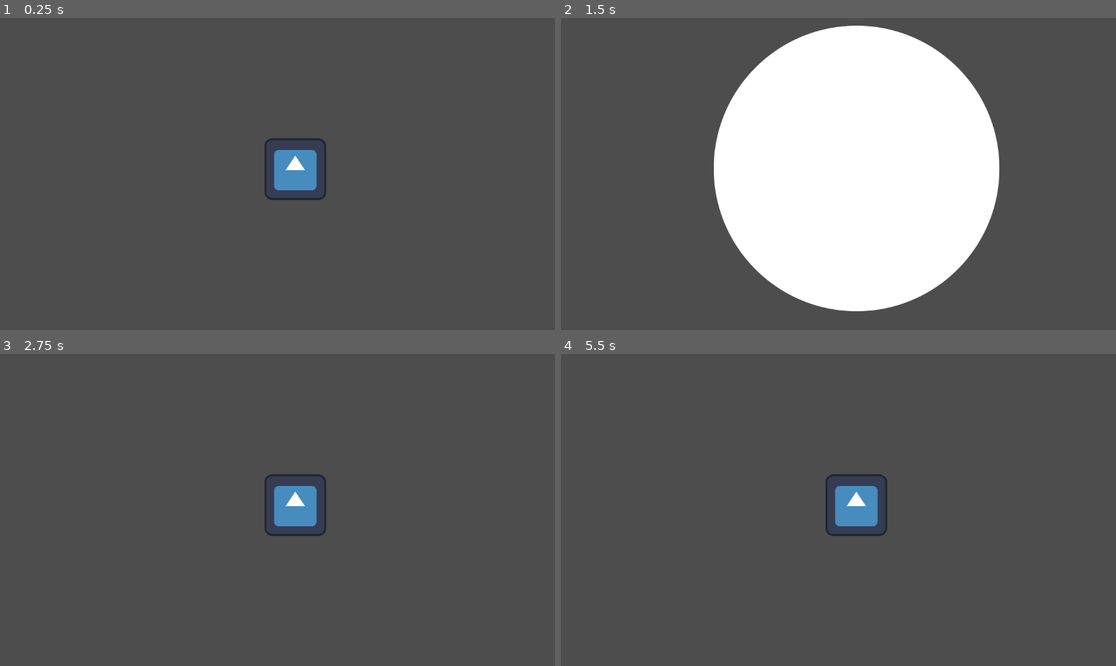
Above: before the commit, frames 1-4 (two rows, left to right).
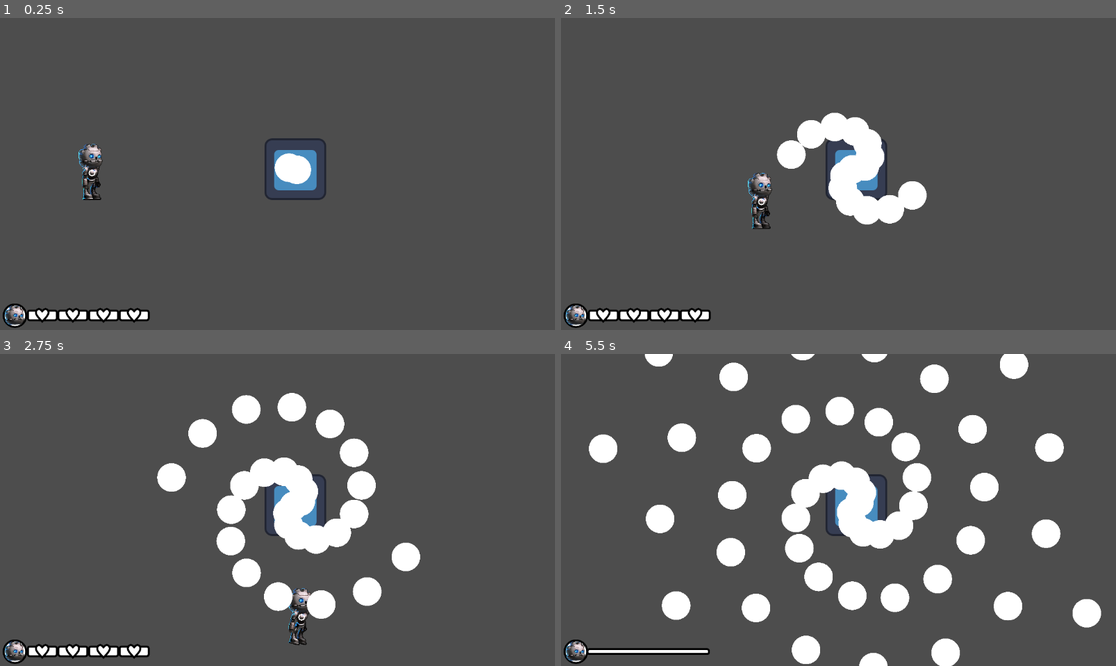
Above: after the commit, the same moments.

Repository: Ralarssenth/BulletHell
Game: Godot game, scene res://scenes/boss_room.tscn
Two runs of this game, one before a commit and one after it. Both use one fixed random seed, a clock stepped at 60 frames per second and the inputs below. The engine's default icon, where the game draws it, is replaced by a stand-in: a white triangle on a blue panel in a dark square.
Inputs:
- Up to frame 1 (0.25 s): no input
- Up to frame 2 (1.5 s): hold Right (ui_right) 0.53-1.28 s; hold Down (ui_down) from 1.28 s (still down)
- Up to frame 3 (2.75 s): release Down (ui_down) at 2.03 s; hold Right (ui_right) from 2.03 s (still down)
- Up to frame 4 (5.5 s): release Right (ui_right) at 2.78 s; hold Up (ui_up) 2.78-3.53 s; hold Left (ui_left) 3.53-5.03 s; hold Down (ui_down) from 5.03 s (still down)

The runs differ from the first frame. In frame 1, 2.0% of the frame differs, in the area x 0-57%, y 40-100%; in frame 2, 34%, in the area x 0-79%, y 2-100%; in frame 3, 10%; in frame 4, 16%.

Commit message:
player added
-added a player scene
-added a hud scene
-added a healthbar scene that updates on player taking damage
-added hit detection

Diff:
--- a/project.godot
+++ b/project.godot
@@ -15,6 +15,10 @@
 config/features=PackedStringArray("4.2", "Mobile")
 config/icon="res://assets/icon.svg"
 
+[autoload]
+
+Globals="*res://scripts/globals.gd"
+
 [rendering]
 
 renderer/rendering_method="mobile"
--- a/scenes/boss.tscn
+++ b/scenes/boss.tscn
@@ -5,22 +5,20 @@
 [ext_resource type="PackedScene" uid="uid://hqh15ic51d4t" path="res://scenes/bullet.tscn" id="2_umsnh"]
 [ext_resource type="PackedScene" uid="uid://1yxoi5kmq2xq" path="res://scenes/point_blank.tscn" id="3_ce7rw"]
 
-[node name="Boss" type="CharacterBody2D"]
+[node name="Boss" type="Sprite2D"]
+texture = ExtResource("2_6h68a")
 script = ExtResource("1_xkkq8")
-alpha = 0.396
+alpha = 3.361
 bullet_node = ExtResource("2_umsnh")
 pointBlank_node = ExtResource("3_ce7rw")
 
-[node name="Sprite2D" type="Sprite2D" parent="."]
-texture = ExtResource("2_6h68a")
-
-[node name="Speed" type="Timer" parent="."]
+[node name="BulletShootSpeed" type="Timer" parent="."]
 wait_time = 0.1
+autostart = true
 
 [node name="PointBlank" type="Timer" parent="."]
 wait_time = 0.5
 one_shot = true
-autostart = true
 
-[connection signal="timeout" from="Speed" to="." method="_on_speed_timeout"]
+[connection signal="timeout" from="BulletShootSpeed" to="." method="_on_speed_timeout"]
 [connection signal="timeout" from="PointBlank" to="." method="_on_point_blank_timeout"]
--- a/scenes/boss_room.tscn
+++ b/scenes/boss_room.tscn
@@ -1,8 +1,16 @@
-[gd_scene load_steps=2 format=3 uid="uid://drpxcubm5tfa"]
+[gd_scene load_steps=4 format=3 uid="uid://drpxcubm5tfa"]
 
 [ext_resource type="PackedScene" uid="uid://bahxyclakwvh0" path="res://scenes/boss.tscn" id="1_3tfcb"]
+[ext_resource type="PackedScene" uid="uid://0upble6y4iu6" path="res://scenes/player.tscn" id="2_hule2"]
+[ext_resource type="PackedScene" uid="uid://du41pc5lmlpv" path="res://scenes/hud.tscn" id="3_j1b6s"]
 
 [node name="BossRoom" type="Node2D"]
 
 [node name="Boss" parent="." instance=ExtResource("1_3tfcb")]
 position = Vector2(613, 314)
+
+[node name="Player" parent="." instance=ExtResource("2_hule2")]
+position = Vector2(191, 322)
+scale = Vector2(0.15, 0.15)
+
+[node name="HUD" parent="." instance=ExtResource("3_j1b6s")]
--- a/scenes/bullet.tscn
+++ b/scenes/bullet.tscn
@@ -3,10 +3,10 @@
 [ext_resource type="Script" path="res://scripts/Bullet.gd" id="1_18qvt"]
 [ext_resource type="Texture2D" uid="uid://dbowgo75yo6s1" path="res://assets/pointBlank.png" id="2_rba37"]
 
-[sub_resource type="RectangleShape2D" id="RectangleShape2D_jkb8b"]
-size = Vector2(122, 125)
+[sub_resource type="CircleShape2D" id="CircleShape2D_cf1hj"]
+radius = 30.104
 
-[node name="Bullet" type="Area2D"]
+[node name="Bullet" type="Area2D" groups=["enemy_hitbox"]]
 script = ExtResource("1_18qvt")
 
 [node name="Sprite2D" type="Sprite2D" parent="."]
@@ -14,9 +14,11 @@
 texture = ExtResource("2_rba37")
 
 [node name="VisibleOnScreenEnabler2D" type="VisibleOnScreenEnabler2D" parent="."]
+position = Vector2(-9.53674e-07, -0.5)
+scale = Vector2(2.1, 2.05)
 
 [node name="CollisionShape2D" type="CollisionShape2D" parent="."]
 position = Vector2(0, -0.5)
-shape = SubResource("RectangleShape2D_jkb8b")
+shape = SubResource("CircleShape2D_cf1hj")
 
 [connection signal="screen_exited" from="VisibleOnScreenEnabler2D" to="." method="_on_screen_exited"]
--- /dev/null
+++ b/scenes/healthbar.tscn
@@ -0,0 +1,39 @@
+[gd_scene load_steps=6 format=3 uid="uid://o2yvdjpq7bl"]
+
+[ext_resource type="Texture2D" uid="uid://cch5kh8hac8c2" path="res://assets/HUD/portaitHolder.png" id="1_54kix"]
+[ext_resource type="Script" path="res://scripts/healthbar.gd" id="1_vqihi"]
+[ext_resource type="Texture2D" uid="uid://cx6ti6eh06in" path="res://assets/HUD/healthBar.png" id="2_yp0d6"]
+[ext_resource type="Texture2D" uid="uid://2fwsfi0x2yb3" path="res://assets/HUD/healthPip.png" id="3_ekm0j"]
+[ext_resource type="Texture2D" uid="uid://7tuydk1vohe5" path="res://assets/player/head.png" id="4_x8sgt"]
+
+[node name="Healthbar" type="Node2D"]
+script = ExtResource("1_vqihi")
+
+[node name="PortaitHolder" type="Sprite2D" parent="."]
+position = Vector2(77.5, 570)
+texture = ExtResource("1_54kix")
+
+[node name="HealthBar" type="Sprite2D" parent="."]
+position = Vector2(453.5, 571)
+texture = ExtResource("2_yp0d6")
+
+[node name="HealthPip" type="Sprite2D" parent="."]
+position = Vector2(217.5, 570)
+texture = ExtResource("3_ekm0j")
+
+[node name="HealthPip2" type="Sprite2D" parent="."]
+position = Vector2(376.5, 570)
+texture = ExtResource("3_ekm0j")
+
+[node name="HealthPip3" type="Sprite2D" parent="."]
+position = Vector2(535.5, 570)
+texture = ExtResource("3_ekm0j")
+
+[node name="HealthPip4" type="Sprite2D" parent="."]
+position = Vector2(694.5, 570)
+texture = ExtResource("3_ekm0j")
+
+[node name="Head" type="Sprite2D" parent="."]
+position = Vector2(75, 568)
+scale = Vector2(0.3, 0.3)
+texture = ExtResource("4_x8sgt")
--- /dev/null
+++ b/scenes/hud.tscn
@@ -0,0 +1,9 @@
+[gd_scene load_steps=2 format=3 uid="uid://du41pc5lmlpv"]
+
+[ext_resource type="PackedScene" uid="uid://o2yvdjpq7bl" path="res://scenes/healthbar.tscn" id="1_l6iip"]
+
+[node name="HUD" type="CanvasLayer"]
+
+[node name="Healthbar" parent="." instance=ExtResource("1_l6iip")]
+position = Vector2(0, 390)
+scale = Vector2(0.4, 0.4)
--- /dev/null
+++ b/scenes/player.tscn
@@ -0,0 +1,281 @@
+[gd_scene load_steps=15 format=3 uid="uid://0upble6y4iu6"]
+
+[ext_resource type="Script" path="res://scripts/player.gd" id="1_48mg1"]
+[ext_resource type="Texture2D" uid="uid://c8vt5dpwcaq34" path="res://assets/player/armBack.png" id="1_f12gu"]
+[ext_resource type="Texture2D" uid="uid://cmdfn3hbomrvn" path="res://assets/player/legBack.png" id="2_2jf7f"]
+[ext_resource type="Texture2D" uid="uid://byuviv3mdr0pe" path="res://assets/player/torso.png" id="3_ubn8w"]
+[ext_resource type="Texture2D" uid="uid://7tuydk1vohe5" path="res://assets/player/head.png" id="4_8dcyw"]
+[ext_resource type="Texture2D" uid="uid://dn3vltlxxv0k2" path="res://assets/player/legFront.png" id="5_h6d54"]
+[ext_resource type="Texture2D" uid="uid://bt64yvgv4a1ke" path="res://assets/player/armFront.png" id="6_rqt5e"]
+[ext_resource type="Texture2D" uid="uid://bpdmease50tqw" path="res://assets/donut.png" id="8_bkerv"]
+
+[sub_resource type="Animation" id="Animation_maaag"]
+length = 0.001
+tracks/0/type = "value"
+tracks/0/imported = false
+tracks/0/enabled = true
+tracks/0/path = NodePath("Parts/ArmBack:rotation")
+tracks/0/interp = 1
+tracks/0/loop_wrap = true
+tracks/0/keys = {
+"times": PackedFloat32Array(0),
+"transitions": PackedFloat32Array(1),
+"update": 0,
+"values": [0.0]
+}
+tracks/1/type = "value"
+tracks/1/imported = false
+tracks/1/enabled = true
+tracks/1/path = NodePath("Parts/LegBack:rotation")
+tracks/1/interp = 1
+tracks/1/loop_wrap = true
+tracks/1/keys = {
+"times": PackedFloat32Array(0),
+"transitions": PackedFloat32Array(1),
+"update": 0,
+"values": [0.0]
+}
+tracks/2/type = "value"
+tracks/2/imported = false
+tracks/2/enabled = true
+tracks/2/path = NodePath("Parts/ArmFront:rotation")
+tracks/2/interp = 1
+tracks/2/loop_wrap = true
+tracks/2/keys = {
+"times": PackedFloat32Array(0),
+"transitions": PackedFloat32Array(1),
+"update": 0,
+"values": [0.0]
+}
+tracks/3/type = "value"
+tracks/3/imported = false
+tracks/3/enabled = true
+tracks/3/path = NodePath("Parts/LegFront:rotation")
+tracks/3/interp = 1
+tracks/3/loop_wrap = true
+tracks/3/keys = {
+"times": PackedFloat32Array(0),
+"transitions": PackedFloat32Array(1),
+"update": 0,
+"values": [0.0]
+}
+
+[sub_resource type="Animation" id="Animation_i41w3"]
+resource_name = "idle"
+loop_mode = 1
+tracks/0/type = "value"
+tracks/0/imported = false
+tracks/0/enabled = true
+tracks/0/path = NodePath("Parts/ArmBack:rotation")
+tracks/0/interp = 1
+tracks/0/loop_wrap = true
+tracks/0/keys = {
+"times": PackedFloat32Array(0),
+"transitions": PackedFloat32Array(1),
+"update": 0,
+"values": [0.0]
+}
+tracks/1/type = "value"
+tracks/1/imported = false
+tracks/1/enabled = true
+tracks/1/path = NodePath("Parts/LegBack:rotation")
+tracks/1/interp = 1
+tracks/1/loop_wrap = true
+tracks/1/keys = {
+"times": PackedFloat32Array(0),
+"transitions": PackedFloat32Array(1),
+"update": 0,
+"values": [0.0]
+}
+tracks/2/type = "value"
+tracks/2/imported = false
+tracks/2/enabled = true
+tracks/2/path = NodePath("Parts/LegFront:rotation")
+tracks/2/interp = 1
+tracks/2/loop_wrap = true
+tracks/2/keys = {
+"times": PackedFloat32Array(0),
+"transitions": PackedFloat32Array(1),
+"update": 0,
+"values": [0.0]
+}
+tracks/3/type = "value"
+tracks/3/imported = false
+tracks/3/enabled = true
+tracks/3/path = NodePath("Parts/ArmFront:rotation")
+tracks/3/interp = 1
+tracks/3/loop_wrap = true
+tracks/3/keys = {
+"times": PackedFloat32Array(0),
+"transitions": PackedFloat32Array(1),
+"update": 0,
+"values": [0.0]
+}
+
+[sub_resource type="Animation" id="Animation_pm45i"]
+resource_name = "move_backward"
+length = 0.25
+tracks/0/type = "value"
+tracks/0/imported = false
+tracks/0/enabled = true
+tracks/0/path = NodePath("Parts/ArmBack:rotation")
+tracks/0/interp = 1
+tracks/0/loop_wrap = true
+tracks/0/keys = {
+"times": PackedFloat32Array(0, 0.25),
+"transitions": PackedFloat32Array(1, 1),
+"update": 0,
+"values": [0.0, -0.20944]
+}
+tracks/1/type = "value"
+tracks/1/imported = false
+tracks/1/enabled = true
+tracks/1/path = NodePath("Parts/LegBack:rotation")
+tracks/1/interp = 1
+tracks/1/loop_wrap = true
+tracks/1/keys = {
+"times": PackedFloat32Array(0, 0.25),
+"transitions": PackedFloat32Array(1, 1),
+"update": 0,
+"values": [0.0, -0.20944]
+}
+tracks/2/type = "value"
+tracks/2/imported = false
+tracks/2/enabled = true
+tracks/2/path = NodePath("Parts/LegFront:rotation")
+tracks/2/interp = 1
+tracks/2/loop_wrap = true
+tracks/2/keys = {
+"times": PackedFloat32Array(0, 0.25),
+"transitions": PackedFloat32Array(1, 1),
+"update": 0,
+"values": [0.0, -0.20944]
+}
+tracks/3/type = "value"
+tracks/3/imported = false
+tracks/3/enabled = true
+tracks/3/path = NodePath("Parts/ArmFront:rotation")
+tracks/3/interp = 1
+tracks/3/loop_wrap = true
+tracks/3/keys = {
+"times": PackedFloat32Array(0, 0.25),
+"transitions": PackedFloat32Array(1, 1),
+"update": 0,
+"values": [0.0, -0.20944]
+}
+
+[sub_resource type="Animation" id="Animation_ox0hf"]
+resource_name = "move_forward"
+length = 0.25
+tracks/0/type = "value"
+tracks/0/imported = false
+tracks/0/enabled = true
+tracks/0/path = NodePath("Parts/ArmBack:rotation")
+tracks/0/interp = 1
+tracks/0/loop_wrap = true
+tracks/0/keys = {
+"times": PackedFloat32Array(0, 0.25),
+"transitions": PackedFloat32Array(1, 1),
+"update": 0,
+"values": [0.0, 0.20944]
+}
+tracks/1/type = "value"
+tracks/1/imported = false
+tracks/1/enabled = true
+tracks/1/path = NodePath("Parts/LegBack:rotation")
+tracks/1/interp = 1
+tracks/1/loop_wrap = true
+tracks/1/keys = {
+"times": PackedFloat32Array(0, 0.25),
+"transitions": PackedFloat32Array(1, 1),
+"update": 0,
+"values": [0.0, 0.20944]
+}
+tracks/2/type = "value"
+tracks/2/imported = false
+tracks/2/enabled = true
+tracks/2/path = NodePath("Parts/ArmFront:rotation")
+tracks/2/interp = 1
+tracks/2/loop_wrap = true
+tracks/2/keys = {
+"times": PackedFloat32Array(0, 0.25),
+"transitions": PackedFloat32Array(1, 1),
+"update": 0,
+"values": [0.0, 0.20944]
+}
+tracks/3/type = "value"
+tracks/3/imported = false
+tracks/3/enabled = true
+tracks/3/path = NodePath("Parts/LegFront:rotation")
+tracks/3/interp = 1
+tracks/3/loop_wrap = true
+tracks/3/keys = {
+"times": PackedFloat32Array(0, 0.25),
+"transitions": PackedFloat32Array(1, 1),
+"update": 0,
+"values": [0.0, 0.20944]
+}
+
+[sub_resource type="AnimationLibrary" id="AnimationLibrary_ccwqn"]
+_data = {
+"RESET": SubResource("Animation_maaag"),
+"idle": SubResource("Animation_i41w3"),
+"move_backward": SubResource("Animation_pm45i"),
+"move_forward": SubResource("Animation_ox0hf")
+}
+
+[sub_resource type="CircleShape2D" id="CircleShape2D_vsph0"]
+radius = 44.0
+
+[node name="Player" type="Area2D"]
+script = ExtResource("1_48mg1")
+
+[node name="Parts" type="Node2D" parent="."]
+
+[node name="ArmBack" type="Sprite2D" parent="Parts"]
+position = Vector2(72, -63)
+texture = ExtResource("1_f12gu")
+centered = false
+offset = Vector2(-75, -75)
+
+[node name="LegBack" type="Sprite2D" parent="Parts"]
+position = Vector2(36, 92)
+texture = ExtResource("2_2jf7f")
+centered = false
+offset = Vector2(-75, -25)
+
+[node name="Torso" type="Sprite2D" parent="Parts"]
+position = Vector2(-6, -6)
+texture = ExtResource("3_ubn8w")
+
+[node name="Head" type="Sprite2D" parent="Parts"]
+position = Vector2(3, -107)
+texture = ExtResource("4_8dcyw")
+centered = false
+offset = Vector2(-200, -300)
+
+[node name="LegFront" type="Sprite2D" parent="Parts"]
+position = Vector2(-65, 112)
+texture = ExtResource("5_h6d54")
+centered = false
+offset = Vector2(-75, -40)
+
+[node name="ArmFront" type="Sprite2D" parent="Parts"]
+position = Vector2(-81, -55)
+texture = ExtResource("6_rqt5e")
+centered = false
+offset = Vector2(-75, -75)
+
+[node name="AnimationPlayer" type="AnimationPlayer" parent="."]
+libraries = {
+"": SubResource("AnimationLibrary_ccwqn")
+}
+
+[node name="CollisionShape2D" type="CollisionShape2D" parent="."]
+shape = SubResource("CircleShape2D_vsph0")
+
+[node name="Sprite2D" type="Sprite2D" parent="CollisionShape2D"]
+scale = Vector2(0.15, 0.15)
+texture = ExtResource("8_bkerv")
+
+[connection signal="area_entered" from="." to="." method="_on_area_entered"]
--- a/scenes/point_blank.tscn
+++ b/scenes/point_blank.tscn
@@ -1,15 +1,19 @@
-[gd_scene load_steps=3 format=3 uid="uid://1yxoi5kmq2xq"]
+[gd_scene load_steps=4 format=3 uid="uid://1yxoi5kmq2xq"]
 
 [ext_resource type="Script" path="res://scripts/PointBlank.gd" id="1_y6yec"]
 [ext_resource type="Texture2D" uid="uid://dbowgo75yo6s1" path="res://assets/pointBlank.png" id="2_3syry"]
 
-[node name="PointBlank" type="Area2D"]
+[sub_resource type="CircleShape2D" id="CircleShape2D_p1ngy"]
+radius = 298.015
+
+[node name="PointBlank" type="Area2D" groups=["enemy_hitbox"]]
 script = ExtResource("1_y6yec")
 
 [node name="Sprite2D" type="Sprite2D" parent="."]
 texture = ExtResource("2_3syry")
 
 [node name="CollisionShape2D" type="CollisionShape2D" parent="."]
+shape = SubResource("CircleShape2D_p1ngy")
 
 [node name="Timer" type="Timer" parent="."]
 autostart = true
--- a/scripts/Boss.gd
+++ b/scripts/Boss.gd
@@ -1,4 +1,4 @@
-extends CharacterBody2D
+extends Node2D
 
 var theta: float = 0.0
 @export_range(0,2*PI) var alpha: float = 0.0
--- /dev/null
+++ b/scripts/globals.gd
@@ -0,0 +1,13 @@
+extends Node
+
+signal player_damaged
+signal player_died
+
+# Called when the node enters the scene tree for the first time.
+func _ready():
+	pass # Replace with function body.
+
+
+# Called every frame. 'delta' is the elapsed time since the previous frame.
+func _process(delta):
+	pass
--- /dev/null
+++ b/scripts/healthbar.gd
@@ -0,0 +1,29 @@
+extends Node2D
+const MAX_HEALTH:int = 4
+var current_health:int = 4
+
+
+# Called when the node enters the scene tree for the first time.
+func _ready():
+	Globals.player_damaged.connect(_on_player_damaged)
+
+
+# Called every frame. 'delta' is the elapsed time since the previous frame.
+func _process(delta):
+	pass
+
+func _on_player_damaged():
+	current_health -= 1
+
+	match current_health:
+		3:
+			$HealthPip4.set_visible(false)
+		2:
+			$HealthPip3.set_visible(false)
+		1:
+			$HealthPip2.set_visible(false)
+		0:
+			$HealthPip.set_visible(false)
+			Globals.player_died.emit()
+		_:
+			print("on player damaged defaulted")
--- /dev/null
+++ b/scripts/player.gd
@@ -0,0 +1,60 @@
+extends Area2D
+
+var speed = 300.0
+var velocity = Vector2.ZERO
+
+enum MOVE_STATE {IDLE, FORWARD, BACKWARD}
+var current_move_state = MOVE_STATE.IDLE
+
+
+# Called when the node enters the scene tree for the first time.
+func _ready():
+	Globals.player_died.connect(_on_player_died)
+
+
+# Called every frame. 'delta' is the elapsed time since the previous frame.
+func _process(delta):
+	# Get the input direction and handle the movement/deceleration.
+	# As good practice, you should replace UI actions with custom gameplay actions.
+	velocity.x = Input.get_axis("ui_left", "ui_right")
+	velocity.y = Input.get_axis("ui_up", "ui_down")
+	if velocity.x == 0:
+		set_move_state(MOVE_STATE.IDLE)
+	elif velocity.x > 0:
+		set_move_state(MOVE_STATE.FORWARD)
+	elif velocity.x < 0:
+		set_move_state(MOVE_STATE.BACKWARD)
+
+	if velocity.length() > 0:
+		velocity = velocity.normalized() * speed
+
+	position += velocity * delta
+
+# Checks the current animation and plays a new one if it has changed
+func set_move_state(state):
+	if state != current_move_state:
+		current_move_state = state
+		match state:
+			MOVE_STATE.IDLE:
+				$AnimationPlayer.play("idle")
+			MOVE_STATE.FORWARD:
+				$AnimationPlayer.play("move_forward")
+			MOVE_STATE.BACKWARD:
+				$AnimationPlayer.play("move_backward")
+			_:
+				print("set_move_state defaulted")
+
+
+func _on_area_entered(area):
+	if area.is_in_group("enemy_hitbox"):
+		damaged()
+
+
+func damaged():
+	print("player took damage")
+	Globals.player_damaged.emit()
+
+
+
+func _on_player_died():
+	queue_free()
Binary file added: assets/HUD/healthBar.png
Not shown, added: assets/HUD/healthBar.png.import
Binary file added: assets/HUD/healthPip.png
Not shown, added: assets/HUD/healthPip.png.import
Binary file added: assets/HUD/hud.png
Not shown, added: assets/HUD/hud.png.import
Binary file added: assets/HUD/portaitHolder.png
Not shown, added: assets/HUD/portaitHolder.png.import
Binary file added: assets/donut.png
Not shown, added: assets/donut.png.import
Binary file added: assets/player/armBack.png
Not shown, added: assets/player/armBack.png.import
(and 12 more such lines)
